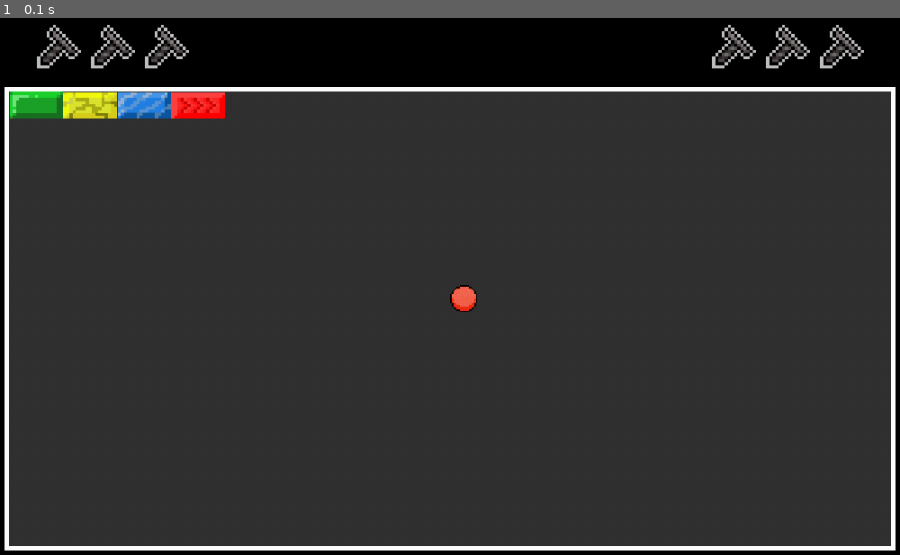
Above: before the commit, frame 1.
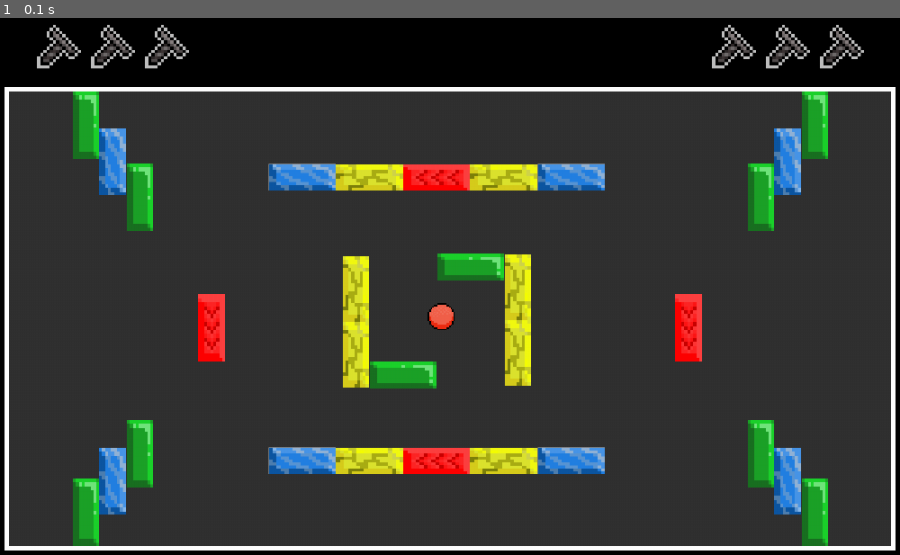
Above: after the commit, the same moment.

Repository: klissiadev/dodgebot_pygame
Game: pygame game, started from dodgebots-pygame.py
Two runs of this game, one before a commit and one after it. Both use one fixed random seed, a clock stepped at 60 frames per second and the inputs below.
Inputs:
- Up to frame 1 (0.1 s): no input

The runs differ from the first frame. In frame 1, 12% of the frame differs, in the area x 1-92%, y 13-99%.

Commit message:
Drawing field blocks

Diff:
--- a/dodgebots-pygame.py
+++ b/dodgebots-pygame.py
@@ -20,7 +20,7 @@
 FIELD_HEIGHT = 515
 BORDER_THICKNESS = 5
 
-bc.get_size(FIELD_WIDTH, FIELD_HEIGHT)
+bc.get_size(FIELD_WIDTH, FIELD_HEIGHT, SCREEN_HEIGHT)
 
 # Screws // lives
 screw_img = pygame.image.load(".//assets/screw.png")
@@ -61,7 +61,7 @@
 
 # Game loop
 running = True
-ball = Ball(SCREEN_WIDTH // 2, SCREEN_HEIGHT // 2)
+ball = Ball(475, 320)
 blocks = bc.create_blocks()
 
 while running:
--- a/util/blocks.py
+++ b/util/blocks.py
@@ -1,20 +1,26 @@
 import pygame
 
-BLOCK_WIDTH = 60
+BLOCK_WIDTH = 75
 BLOCK_HEIGHT = 30
-WIDTH = 0
-HEIGHT = 0
-
-def get_size(width, height):
-    global WIDTH, HEIGHT
-    WIDTH = width
-    HEIGHT = height
+FIELD_WIDTH = 0
+FIELD_HEIGHT = 0
+SCREEN_HEIGHT = 0
+
+def get_size(width, height, screen_height):
+    global FIELD_WIDTH, FIELD_HEIGHT, SCREEN_WIDTH, SCREEN_HEIGHT
+    FIELD_WIDTH = width - 20
+    FIELD_HEIGHT = height
+    SCREEN_HEIGHT = screen_height
 
 block_images = {
-    "solid": pygame.transform.scale(pygame.image.load('.//assets/blocks/horizontal-solid.png'),(BLOCK_WIDTH,BLOCK_HEIGHT)),
-    "breakable": pygame.transform.scale(pygame.image.load('.//assets/blocks/horizontal-breakable.png'),(BLOCK_WIDTH,BLOCK_HEIGHT)),
-    "translucent": pygame.transform.scale(pygame.image.load('.//assets/blocks/horizontal-translucent.png'),(BLOCK_WIDTH,BLOCK_HEIGHT)),
-    "caotic": pygame.transform.scale(pygame.image.load('.//assets/blocks/horizontal-caotic.png'),(BLOCK_WIDTH,BLOCK_HEIGHT))
+    "horizontal-solid": pygame.transform.scale(pygame.image.load('.//assets/blocks/horizontal-solid.png'),(BLOCK_WIDTH,BLOCK_HEIGHT)),
+    "horizontal-breakable": pygame.transform.scale(pygame.image.load('.//assets/blocks/horizontal-breakable.png'),(BLOCK_WIDTH,BLOCK_HEIGHT)),
+    "horizontal-translucent": pygame.transform.scale(pygame.image.load('.//assets/blocks/horizontal-translucent.png'),(BLOCK_WIDTH,BLOCK_HEIGHT)),
+    "horizontal-chaotic": pygame.transform.scale(pygame.image.load('.//assets/blocks/horizontal-chaotic.png'),(BLOCK_WIDTH,BLOCK_HEIGHT)),
+    "vertical-solid": pygame.transform.scale(pygame.image.load('.//assets/blocks/vertical-solid.png'),(BLOCK_HEIGHT,BLOCK_WIDTH)),
+    "vertical-breakable": pygame.transform.scale(pygame.image.load('.//assets/blocks/vertical-breakable.png'),(BLOCK_HEIGHT,BLOCK_WIDTH)),
+    "vertical-translucent": pygame.transform.scale(pygame.image.load('.//assets/blocks/vertical-translucent.png'),(BLOCK_HEIGHT,BLOCK_WIDTH)),
+    "vertical-chaotic": pygame.transform.scale(pygame.image.load('.//assets/blocks/vertical-chaotic.png'),(BLOCK_HEIGHT,BLOCK_WIDTH)),
 }
 
 class Block:
@@ -37,27 +43,189 @@
 def create_blocks():
     blocks = []
 
-    x = 10
-    y = 85
-    block_type = "solid"
-    new_block = Block(x, y, block_type)
-    blocks.append(new_block)
-
-    x = 70
-    y = 85
-    block_type = "breakable"
-    new_block = Block(x, y, block_type)
-    blocks.append(new_block)
-
-    x = 130
-    y = 85
-    block_type = "translucent"
-    new_block = Block(x, y, block_type)
-    blocks.append(new_block)
-
-    x = 190
-    y = 85
-    block_type = "caotic"
+    x = 80
+    y = SCREEN_HEIGHT-FIELD_HEIGHT
+    block_type = "vertical-solid"
+    new_block = Block(x, y, block_type)
+    blocks.append(new_block)
+
+    x = 110
+    y = 125
+    block_type = "vertical-translucent"
+    new_block = Block(x, y, block_type)
+    blocks.append(new_block)
+
+    x = 140
+    y = 165
+    block_type = "vertical-solid"
+    new_block = Block(x, y, block_type)
+    blocks.append(new_block)
+
+    x = 80
+    y = SCREEN_HEIGHT - 85
+    block_type = "vertical-solid"
+    new_block = Block(x, y, block_type)
+    blocks.append(new_block)
+
+    x = 110
+    y = SCREEN_HEIGHT - 120
+    block_type = "vertical-translucent"
+    new_block = Block(x, y, block_type)
+    blocks.append(new_block)
+    x = 110
+    y = SCREEN_HEIGHT - 120
+    block_type = "vertical-translucent"
+    new_block = Block(x, y, block_type)
+    blocks.append(new_block)
+
+    x = 140
+    y = SCREEN_HEIGHT - 150
+    block_type = "vertical-solid"
+    new_block = Block(x, y, block_type)
+    blocks.append(new_block)
+
+    x = 220
+    y = SCREEN_HEIGHT - 290
+    block_type = "vertical-chaotic"
+    new_block = Block(x, y, block_type)
+    blocks.append(new_block)
+
+    x = FIELD_WIDTH - 80
+    y = SCREEN_HEIGHT - FIELD_HEIGHT
+    block_type = "vertical-solid"
+    new_block = Block(x, y, block_type)
+    blocks.append(new_block)
+
+    x = FIELD_WIDTH - 110
+    y = 125
+    block_type = "vertical-translucent"
+    new_block = Block(x, y, block_type)
+    blocks.append(new_block)
+
+    x = FIELD_WIDTH - 140
+    y = 165
+    block_type = "vertical-solid"
+    new_block = Block(x, y, block_type)
+    blocks.append(new_block)
+
+    x = FIELD_WIDTH - 80
+    y = SCREEN_HEIGHT - 85
+    block_type = "vertical-solid"
+    new_block = Block(x, y, block_type)
+    blocks.append(new_block)
+
+    x = FIELD_WIDTH - 110
+    y = SCREEN_HEIGHT - 120
+    block_type = "vertical-translucent"
+    new_block = Block(x, y, block_type)
+    blocks.append(new_block)
+
+    x = FIELD_WIDTH - 140
+    y = SCREEN_HEIGHT - 150
+    block_type = "vertical-solid"
+    new_block = Block(x, y, block_type)
+    blocks.append(new_block)
+
+    x = FIELD_WIDTH - 220
+    y = SCREEN_HEIGHT - 290
+    block_type = "vertical-chaotic"
+    new_block = Block(x, y, block_type)
+    blocks.append(new_block)
+
+    # BLOCKS OF HORIZONTAL WALL
+
+    x = FIELD_WIDTH/2 - 37
+    y = 165
+    block_type = "horizontal-chaotic"
+    new_block = Block(x, y, block_type)
+    blocks.append(new_block)
+
+    x = x - 75
+    y = 165
+    block_type = "horizontal-breakable"
+    new_block = Block(x, y, block_type)
+    blocks.append(new_block)
+
+    x = x - 75
+    y = 165
+    block_type = "horizontal-translucent"
+    new_block = Block(x, y, block_type)
+    blocks.append(new_block)
+
+    x = FIELD_WIDTH / 2 + 37
+    y = 165
+    block_type = "horizontal-breakable"
+    new_block = Block(x, y, block_type)
+    blocks.append(new_block)
+
+    x = x + 75
+    y = 165
+    block_type = "horizontal-translucent"
+    new_block = Block(x, y, block_type)
+    blocks.append(new_block)
+
+    x = FIELD_WIDTH / 2 - 37
+    y = SCREEN_HEIGHT - 120
+    block_type = "horizontal-chaotic"
+    new_block = Block(x, y, block_type)
+    blocks.append(new_block)
+
+    x = x - 75
+    y = SCREEN_HEIGHT - 120
+    block_type = "horizontal-breakable"
+    new_block = Block(x, y, block_type)
+    blocks.append(new_block)
+
+    x = x - 75
+    y = SCREEN_HEIGHT - 120
+    block_type = "horizontal-translucent"
+    new_block = Block(x, y, block_type)
+    blocks.append(new_block)
+
+    x = FIELD_WIDTH / 2 + 37
+    y = SCREEN_HEIGHT - 120
+    block_type = "horizontal-breakable"
+    new_block = Block(x, y, block_type)
+    blocks.append(new_block)
+
+    x = x + 75
+    y = SCREEN_HEIGHT - 120
+    block_type = "horizontal-translucent"
+    new_block = Block(x, y, block_type)
+    blocks.append(new_block)
+
+    # BLOCKS OF HORIZONTAL CENTER
+    x = FIELD_WIDTH / 2
+    y = 265
+    block_type = "horizontal-solid"
+    new_block = Block(x, y, block_type)
+    blocks.append(new_block)
+
+    x = FIELD_WIDTH / 2 + 75
+    block_type = "vertical-breakable"
+    new_block = Block(x, y, block_type)
+    blocks.append(new_block)
+
+    x = FIELD_WIDTH / 2 + 75
+    y = y + 73
+    block_type = "vertical-breakable"
+    new_block = Block(x, y, block_type)
+    blocks.append(new_block)
+
+    x = FIELD_WIDTH / 2 - 75
+    y = SCREEN_HEIGHT - 215
+    block_type = "horizontal-solid"
+    new_block = Block(x, y, block_type)
+    blocks.append(new_block)
+
+    x = x - 30
+    y = y - 45
+    block_type = "vertical-breakable"
+    new_block = Block(x, y, block_type)
+    blocks.append(new_block)
+
+    y = y - 73
+    block_type = "vertical-breakable"
     new_block = Block(x, y, block_type)
     blocks.append(new_block)
 
Binary file changed: assets/blocks/horizontal-breakable.png
Binary file removed: assets/blocks/horizontal-caotic.png
Binary file added: assets/blocks/horizontal-chaotic.png
Binary file changed: assets/blocks/horizontal-solid.png
Binary file changed: assets/blocks/horizontal-translucent.png
Binary file changed: assets/blocks/vertical-breakable.png
Binary file removed: assets/blocks/vertical-caotic.png
Binary file added: assets/blocks/vertical-chaotic.png
Binary file changed: assets/blocks/vertical-solid.png
Binary file changed: assets/blocks/vertical-translucent.png
